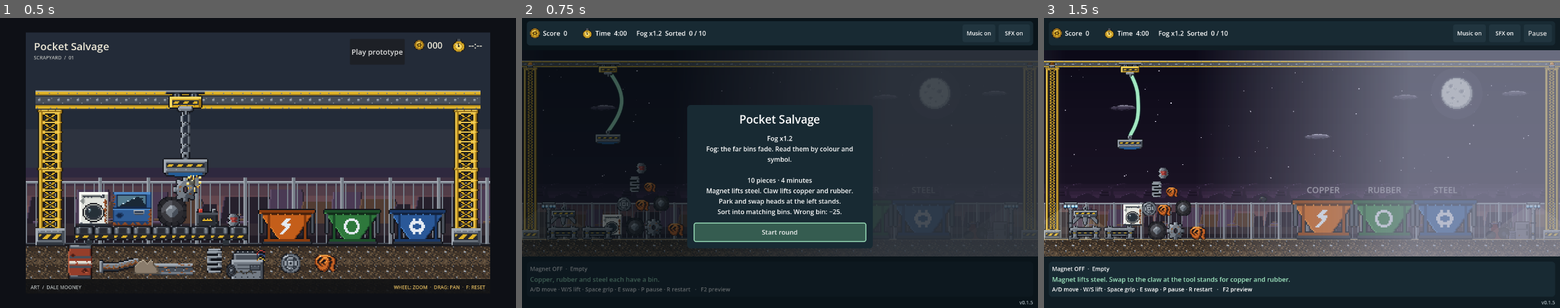
Above: before the commit, frames 1-3 (left to right).
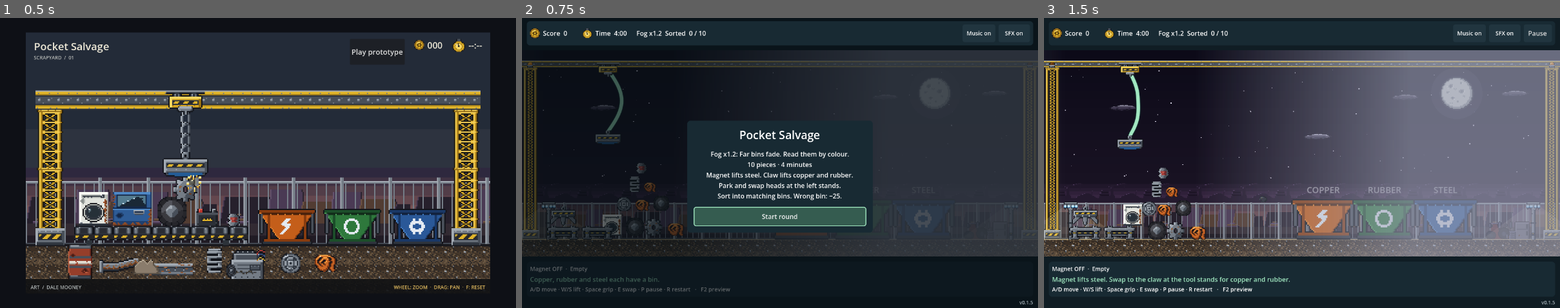
Above: after the commit, the same moments.

Repository: RaresKeY/pocket-salvage
Game: Godot game, scene res://scenes/main.tscn
Same seed, same stepped clock (60 frames per second), same inputs: the game is played once before the commit and once after it.
Inputs:
- Up to frame 1 (0.5 s): no input
- Up to frame 2 (0.75 s): click "Play prototype" at 0.5 s
- Up to frame 3 (1.5 s): click "Start round" at 1.25 s

Frame 1 is identical in both runs. In frame 2, 6.4% of the frame differs, in the area x 32-68%, y 30-80%; in frame 3, nothing differs.

Commit message:
Keep Start on screen with a weather tip on small screens

Diff:
--- a/data/weather/clear.tres
+++ b/data/weather/clear.tres
@@ -6,6 +6,6 @@
 script = ExtResource("1")
 id = &"clear"
 label = "Clear"
-tip = "Calm night. Nothing between you and the bins."
+tip = "Calm night."
 chance = 0.3
 multiplier = 1.0
--- a/data/weather/fog.tres
+++ b/data/weather/fog.tres
@@ -6,7 +6,7 @@
 script = ExtResource("1")
 id = &"fog"
 label = "Fog"
-tip = "Fog: the far bins fade. Read them by colour and symbol."
+tip = "Far bins fade. Read them by colour."
 chance = 0.15
 multiplier = 1.2
 fog = 0.75
--- a/data/weather/rain.tres
+++ b/data/weather/rain.tres
@@ -6,7 +6,7 @@
 script = ExtResource("1")
 id = &"rain"
 label = "Rain"
-tip = "Rain: wet scrap skids when it lands."
+tip = "Wet scrap skids when it lands."
 chance = 0.2
 multiplier = 1.3
 wind = 12.0
--- a/data/weather/storm.tres
+++ b/data/weather/storm.tres
@@ -6,7 +6,7 @@
 script = ExtResource("1")
 id = &"storm"
 label = "Storm"
-tip = "Gusts, slick ground and lightning. A strike cuts power: the magnet drops its load, the claw holds on."
+tip = "Lightning cuts the magnet. The claw holds."
 chance = 0.15
 multiplier = 1.6
 wind = 80.0
--- a/data/weather/wind.tres
+++ b/data/weather/wind.tres
@@ -6,7 +6,7 @@
 script = ExtResource("1")
 id = &"wind"
 label = "Wind"
-tip = "Wind pushes the head and anything in the air. Aim upwind."
+tip = "Wind shoves the crane. Aim upwind."
 chance = 0.2
 multiplier = 1.3
 wind = 60.0
--- a/scripts/ui/round_hud.gd
+++ b/scripts/ui/round_hud.gd
@@ -18,6 +18,8 @@
 var world_right_inset := 0.0
 var compact_touch_landscape := false
 const ArtLab = preload("res://labs/pixel_scaling/lab.gd")
+## Below this height the start card drops the weather tip so Start stays on screen.
+const SHORT_SCREEN := 420.0
 const HURRY_SECONDS := 10
 const HURRY_COLOR := Color("ff6b5b")
 const CONTROL_HINTS := "A/D move · W/S lift · Space grip · E swap · P pause · R restart"
@@ -164,6 +166,8 @@
 	top.resized.connect(func(): _layout_modal(); layout_changed.emit())
 	bottom.resized.connect(func(): layout_changed.emit())
 	resized.connect(_responsive_layout)
+	# Card text depends on screen height, and unchanged data is cached, so force a rebuild on resize.
+	resized.connect(func(): _displayed = {}; present(_pending))
 	_responsive_layout()
 	present(_pending)
 
@@ -261,7 +265,9 @@
 		_:
 			heading.text = "Pocket Salvage"
 			details.text = "10 pieces · 4 minutes\nMagnet lifts steel. Claw lifts copper and rubber.\nPark and swap heads at the left stands.\nSort into matching bins. Wrong bin: −25."
-			if not weather.is_empty(): details.text = "%s\n%s\n\n%s" % [weather, str(data.get("weather_tip", "")), details.text]
+			if not weather.is_empty():
+				if get_viewport_rect().size.y < SHORT_SCREEN: details.text = "%s · %s" % [weather, details.text]
+				else: details.text = "%s: %s\n%s" % [weather, str(data.get("weather_tip", "")), details.text]
 			action.text = "Start round"
 	if previous != state:
 		if modal.visible: action.grab_focus()
--- a/tests/hud_test.gd
+++ b/tests/hud_test.gd
@@ -83,6 +83,14 @@
 	assert(hud.details.text.contains("Storm x1.6") and hud.details.text.contains("Gusts") and hud.weather_badge.text == "Storm x1.6" and hud.weather_badge.visible)
 	await process_frame
 	assert(hud.weather_badge.get_line_count() == 1 and hud.top_panel.size.y < 90, "weather badge stays on one line and the top bar stays compact")
+	for small in [Vector2i(320,568), Vector2i(640,360), Vector2i(844,390), Vector2i(768,480)]:
+		root.size = small
+		hud.present({"state": "ready", "weather_label": "Storm x1.6", "weather_tip": "Lightning cuts the magnet. The claw holds."})
+		await process_frame
+		await process_frame
+		assert(Rect2(Vector2.ZERO, Vector2(small)).encloses(hud.action.get_global_rect()), "Start stays on screen with a weather tip at %s" % small)
+	root.size = Vector2i(1280,720)
+	await process_frame
 	hud.present({"state": "finished", "score": 500, "weather_label": "Storm x1.6", "weather_bonus": 188})
 	assert(hud.details.text.contains("Storm x1.6  +188"))
 	hud.present({"state": "running"})
Not shown, changed: specs/round_hud.md
